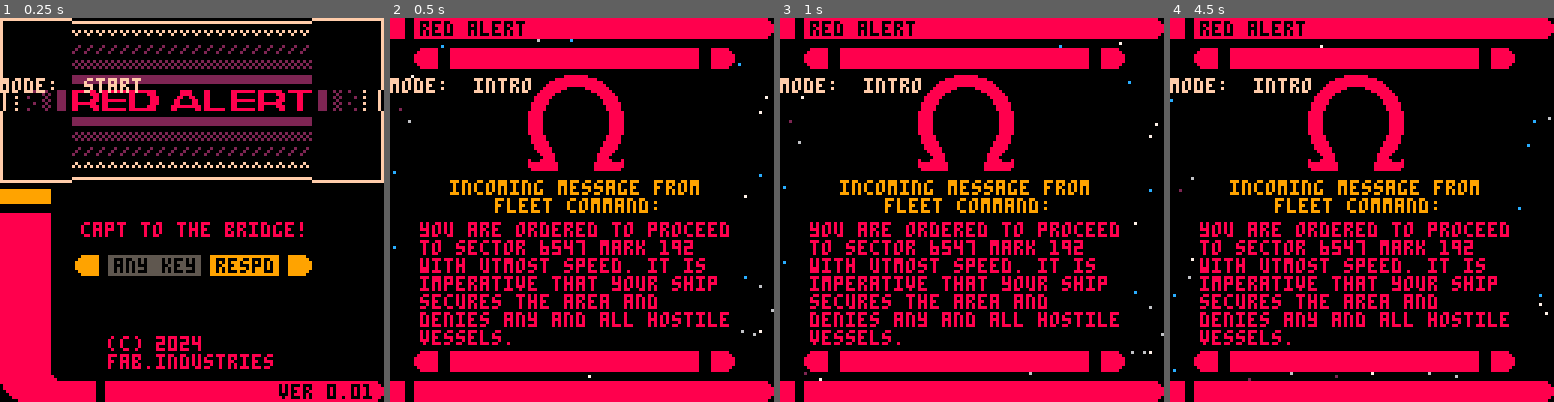
Above: before the commit, frames 1-4 (left to right).
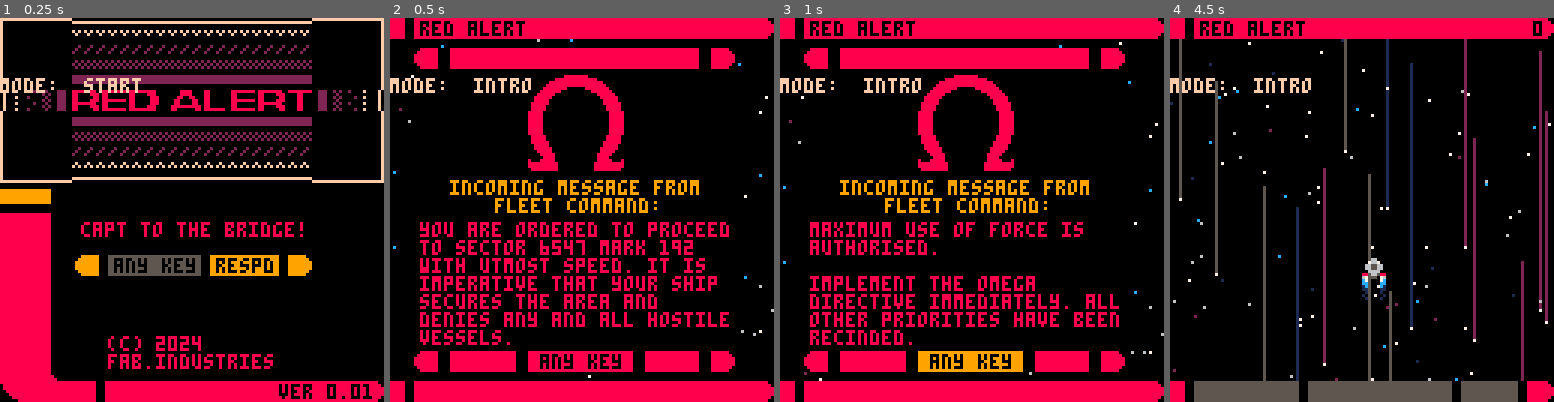
Above: after the commit, the same moments.

Repository: fab-industries/red-alert
Game: PICO-8 cartridge redalert.p8
The game is run twice, just before and just after one commit, with the same random seed, the same clock (stepped at 60 frames per second) and the same inputs.
Inputs:
- Up to frame 1 (0.25 s): no input
- Up to frame 2 (0.5 s): tap X (X key) at 0.33 s
- Up to frame 3 (1 s): tap O (Z key) at 0.7 s
- Up to frame 4 (4.5 s): tap X (X key) at 1.07, 1.85, 2.97, 4.08 s; hold Right 1.6-2.1 s; tap O (Z key) every 0.4 s from 1.7 to 4.1 s; hold Up 2.15-2.42 s; hold Right 2.47-3.03 s; hold Left 3.08-3.58 s; hold Down 3.63-3.97 s; hold Right from 4.02 s (still down)

Frame 1 is identical in both runs. In frame 2, 0.7% of the frame differs, in the area x 32-67%, y 86-93%; in frame 3, 8.5%; in frame 4, 30%, in the area x 0-100%, y 0-100%.

Commit message:
Added the ability to skip intro messages

Diff:
--- a/redalert.p8
+++ b/redalert.p8
@@ -307,6 +307,18 @@
 function update_intro()
  update_game()
  introt+=1
+
+ --skip intro messages
+ if introt<300 then
+  if btnp(❎) or btnp(🅾️) then
+   introt=300
+  end
+ elseif introt>300 and introt<600 then
+  if btnp(❎) or btnp(🅾️) then
+   introt=600
+  end
+ end
+
  if introt==700 then
   sfx(7)
   reset_starspd()
@@ -987,6 +999,14 @@
 		 spr(202,46,19,4,4)
 		 print("incoming message from",20,54,9)
 		 print("fleet command:",35,60,9)
+
+
+   rectfill(42,111,45,117,0)
+   rectfill(81,111,84,117,0)
+   local tcol={9,8}
+	  rectfill(46,111,80,117,tcol[t\15%2+1])
+	  print("any key",50,112,0)
+
   end
 	 if introt<300 then
 		 print("you are ordered to proceed",10,68,8)
